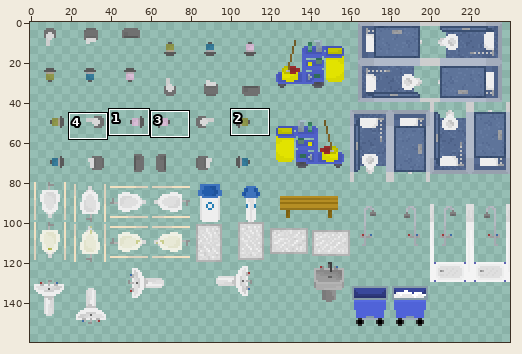
File history of a sprite sheet, ProyectosSDL/HolaSDL/levels/TileSheet-Baño.png. Above: a wide view before the commit, with the close-up outlined.
Close-up. As it was:
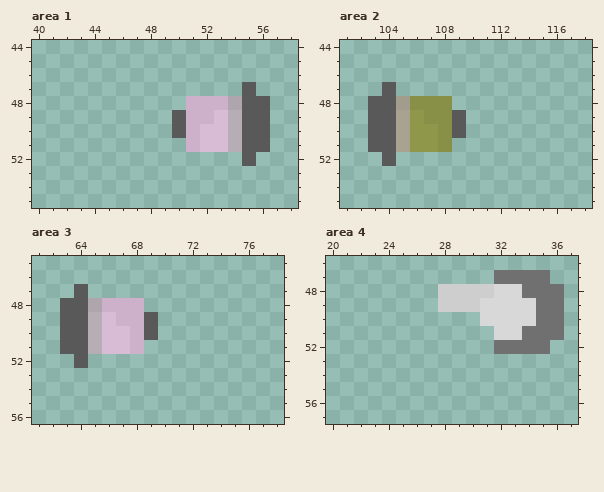
The file is 240x160 pixels. Colours within 5 levels of each other are drawn and written as one. Shown: area 1: x 40..58, y 44..55; area 2: x 101..118, y 44..55; area 3: x 61..78, y 45..56; area 4: x 20..37, y 46..57. The commit also changed other parts of the picture, which this record leaves out.
Once edited:
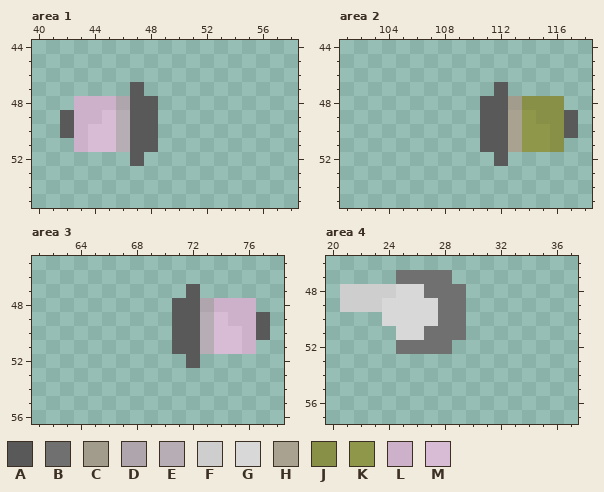
Palette (. is transparent): A #595959  B #707070  C #a29c8d  D #aea5ad  E #b6adb5  F #cecece  G #d8d8d8  H #aaa290  J #888f47  K #8f974a  L #cdb1ca  M #d8bcd5
Edits made:
Area 1:
y 47: x 47 . -> A; x 55 A -> .
y 48: x 43..48 ...... -> LLLDAA; x 51..56 LLLDAA -> ......
y 49: x 42..48 ....... -> ALLMEAA; x 50..56 ALLMEAA -> .......
y 50: x 42..48 ....... -> ALMMEAA; x 50..56 ALMMEAA -> .......
y 51: x 43..48 ...... -> LMMEAA; x 51..56 LMMEAA -> ......
y 52: x 47 . -> A; x 55 A -> .
Area 2:
y 47: x 104 A -> .; x 112 . -> A
y 48: x 103..108 AACJJJ -> ......; x 111..116 ...... -> AACJJJ
y 49: x 103..109 AAHKJJA -> .......; x 111..117 ....... -> AAHKJJA
y 50: x 103..109 AAHKKJA -> .......; x 111..117 ....... -> AAHKKJA
y 51: x 103..108 AAHKKJ -> ......; x 111..116 ...... -> AAHKKJ
y 52: x 104 A -> .; x 112 . -> A
Area 3:
y 47: x 64 A -> .; x 72 . -> A
y 48: x 63..68 AADLLL -> ......; x 71..76 ...... -> AADLLL
y 49: x 63..69 AAEMLLA -> .......; x 71..77 ....... -> AAEMLLA
y 50: x 63..69 AAEMMLA -> .......; x 71..77 ....... -> AAEMMLA
y 51: x 63..68 AAEMML -> ......; x 71..76 ...... -> AAEMML
y 52: x 64 A -> .; x 72 . -> A
Area 4:
y 47: x 25..28 .... -> BBBB; x 32..35 BBBB -> ....
y 48: x 21..36 .......FFFFGGBBB -> FFFFGGBBB.......
y 49: x 21..36 .......FFFGGGGBB -> FFFGGGGBB.......
y 50: x 24..29 ...... -> GGGGBB; x 31..36 GGGGBB -> ......
y 51: x 25..29 ..... -> GGBBB; x 32..36 GGBBB -> .....
y 52: x 25..28 .... -> BBBB; x 32..35 BBBB -> ....
Where, in picture pixels (left, top, right, bottom), the same in both close-ups:
changed: (60, 82, 270, 166)
changed: (368, 82, 578, 166)
changed: (60, 284, 270, 368)
changed: (340, 270, 564, 354)
